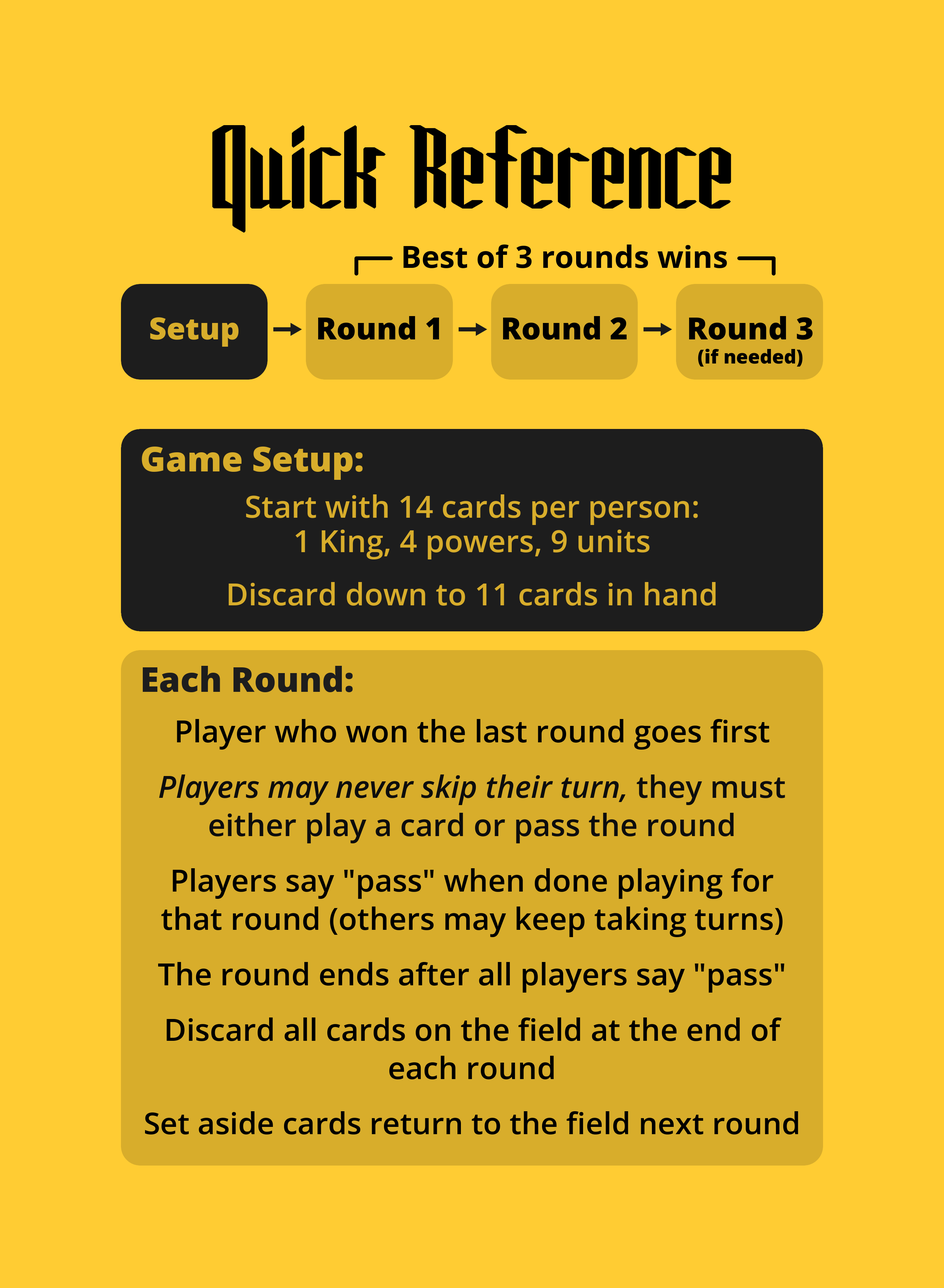
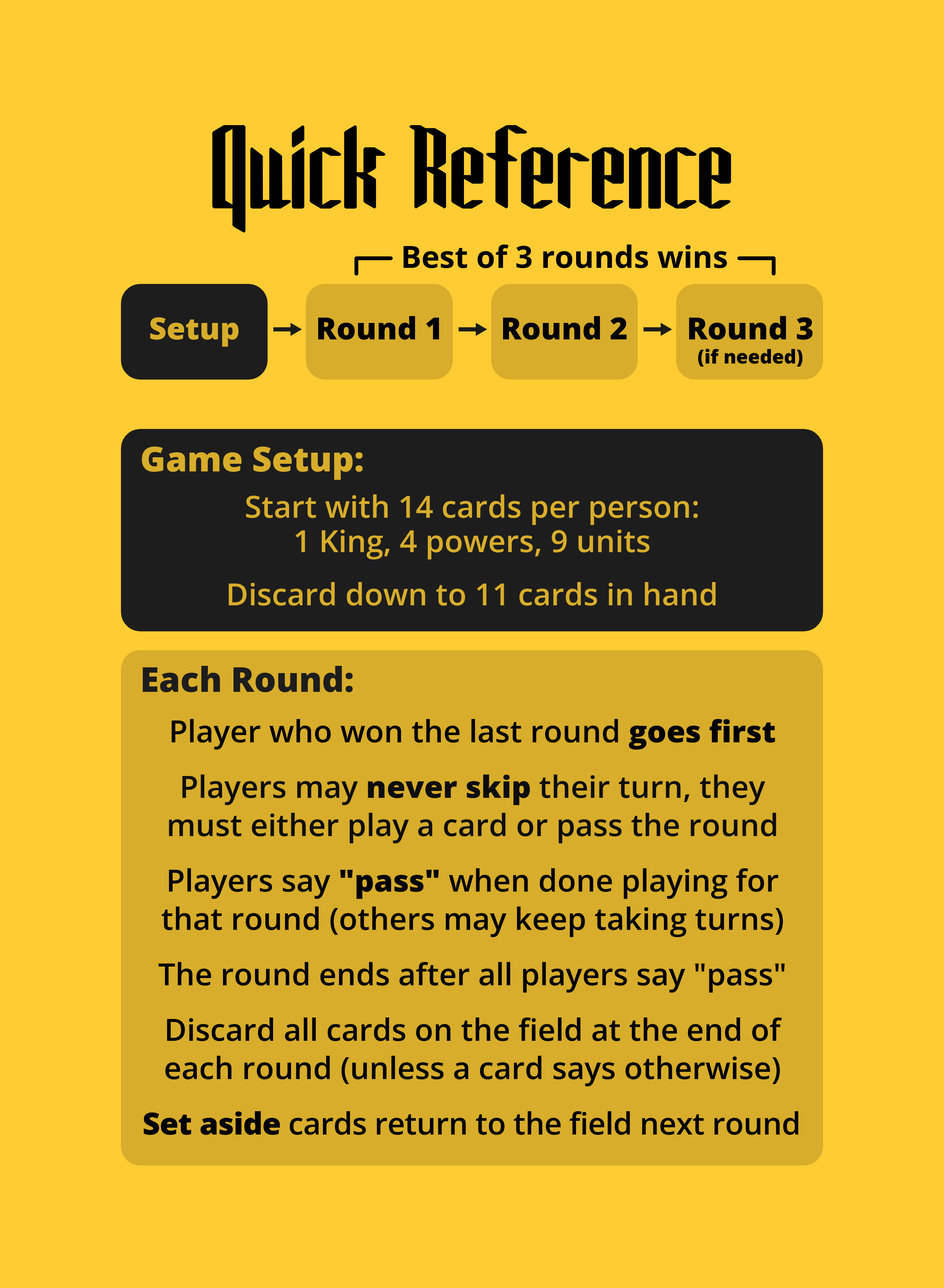
Layer changes from the first 944x1288 image to the second:
painted on "... #1" over [143, 719, 799, 1135]
